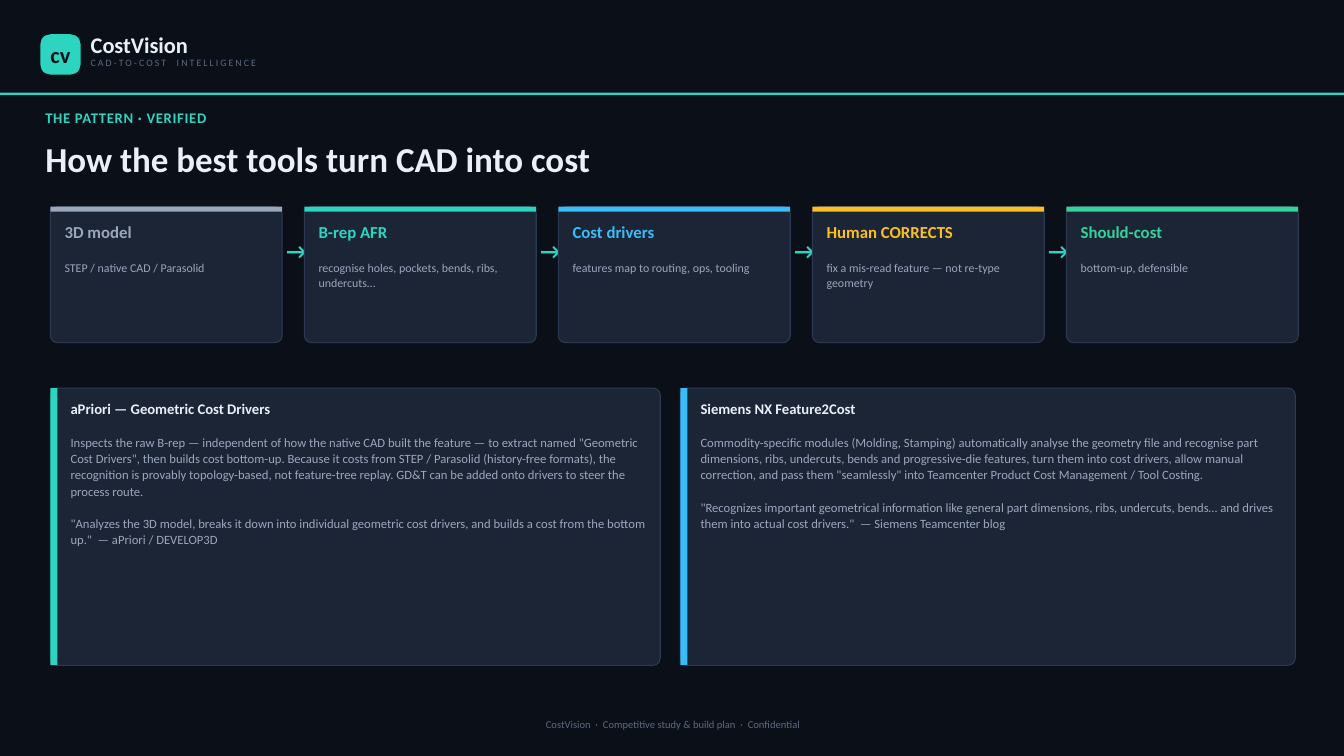
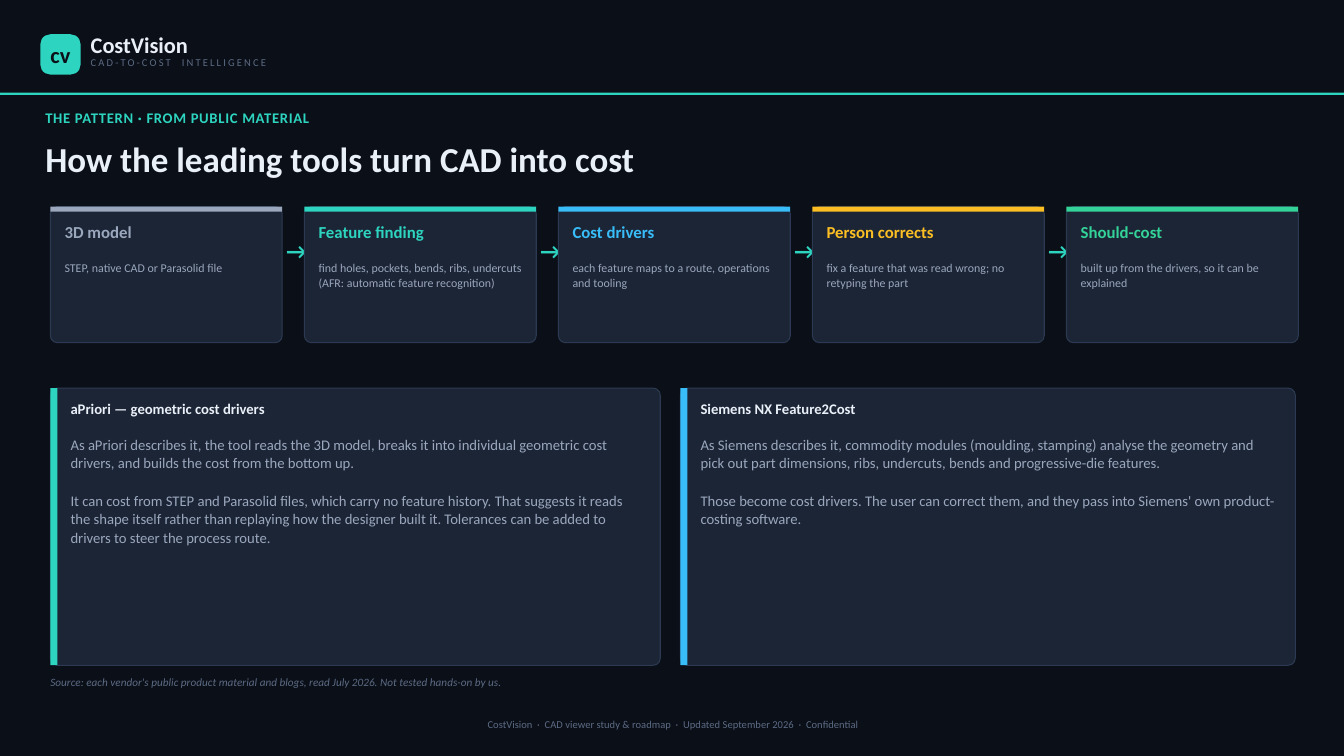
Before and after one commit to bhosaleavinash546/leamington-marathi, a slide deck: slide 3 of CostVision-3D-CAD-Viewer-Study-and-Roadmap.pptx. Drawn at 1344x756 pixels with LibreOffice and Linux fonts; fonts in the diff are those of the drawing. Boxes give left, top, right and bottom in pixels: in the first picture for what was removed or moved away, otherwise in the second. Text is boxed around its words. In the diff, an @@ line names an element or a change of style, - is before the commit and + after.

```diff
--- a/CostVision-3D-CAD-Viewer-Study-and-Roadmap.pptx
+++ b/CostVision-3D-CAD-Viewer-Study-and-Roadmap.pptx
@@ text "CAD-TO-COST INTELLIGENCE" at bbox=[91, 59, 266, 66]: size 7 to 7.5 pt @@
@@ text at bbox=[45, 113, 309, 123]: text changed @@
-THE PATTERN · VERIFIED
+THE PATTERN · FROM PUBLIC MATERIAL
@@ text at bbox=[45, 147, 634, 178]: text changed @@
-How the best tools turn CAD into cost
+How the leading tools turn CAD into cost
@@ text at bbox=[319, 226, 423, 241]: text changed @@
-B-rep AFR
+Feature finding
@@ text at bbox=[827, 227, 934, 238]: text changed @@
-Human CORRECTS
+Person corrects
@@ text at bbox=[65, 264, 222, 273]: text changed @@
-STEP / native CAD / Parasolid
+STEP, native CAD or Parasolid file
@@ text at bbox=[319, 264, 522, 289]: text changed @@
-recognise holes, pockets, bends, ribs, undercuts…
+find holes, pockets, bends, ribs, undercuts (AFR: automatic feature recognition)
@@ text at bbox=[573, 264, 770, 289]: text changed @@
-features map to routing, ops, tooling
+each feature maps to a route, operations and tooling
@@ text at bbox=[827, 264, 1005, 289]: text changed @@
-fix a mis-read feature — not re-type geometry
+fix a feature that was read wrong; no retyping the part
@@ text at bbox=[1081, 264, 1259, 289]: text changed @@
-bottom-up, defensible
+built up from the drivers, so it can be explained
@@ text at bbox=[71, 403, 265, 417]: text changed @@
-aPriori — Geometric Cost Drivers
+aPriori — geometric cost drivers
@@ text at bbox=[71, 440, 623, 545]: text changed; size 9 to 10.5 pt @@
-Inspects the raw B-rep — independent of how the native CAD built the feature — to extract named "Geometric Cost Drivers", then builds cost bottom-up. Because it costs from STEP / Parasolid (history-free formats), the recognition is provably topology-based, not feature-tree replay. GD&T can be added onto drivers to steer the process route.
-"Analyzes the 3D model, breaks it down into individual geometric cost drivers, and builds a cost from the bottom up." — aPriori / DEVELOP3D
+As aPriori describes it, the tool reads the 3D model, breaks it into individual geometric cost drivers, and builds the cost from the bottom up.
+It can cost from STEP and Parasolid files, which carry no feature history. That suggests it reads the shape itself rather than replaying how the designer built it. Tolerances can be added to drivers to steer the process route.
@@ text at bbox=[701, 439, 1275, 527]: text changed; size 9 to 10.5 pt @@
-Commodity-specific modules (Molding, Stamping) automatically analyse the geometry file and recognise part dimensions, ribs, undercuts, bends and progressive-die features, turn them into cost drivers, allow manual correction, and pass them "seamlessly" into Teamcenter Product Cost Management / Tool Costing.
-"Recognizes important geometrical information like general part dimensions, ribs, undercuts, bends… and drives them into actual cost drivers." — Siemens Teamcenter blog
+As Siemens describes it, commodity modules (moulding, stamping) analyse the geometry and pick out part dimensions, ribs, undercuts, bends and progressive-die features.
+Those become cost drivers. The user can correct them, and they pass into Siemens' own product-costing software.
@@ text added at bbox=[50, 678, 501, 688], 8 pt, text #5C6B85, italic @@
+Source: each vendor's public product material and blogs, read July 2026. Not tested hands-on by us.
@@ text at bbox=[488, 721, 858, 730]: text changed @@
-CostVision · Competitive study & build plan · Confidential
+CostVision · CAD viewer study & roadmap · Updated September 2026 · Confidential
```
Also in this commit, not shown: 14 other slides changed, 1 slide added, 1 slide removed, 1 other file.
